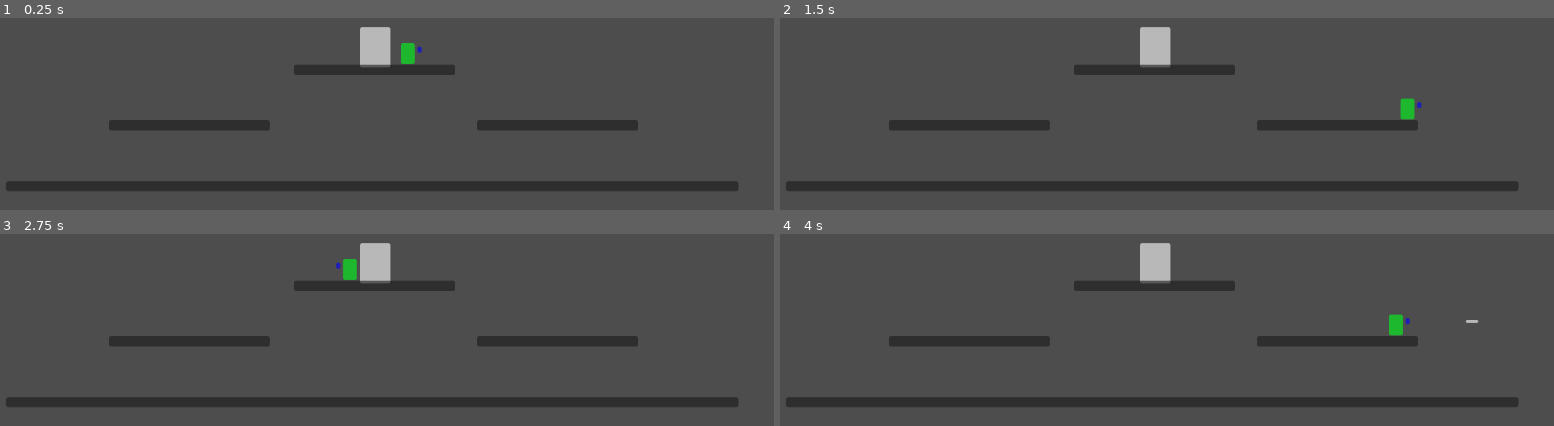
Above: before the commit, frames 1-4 (two rows, left to right).
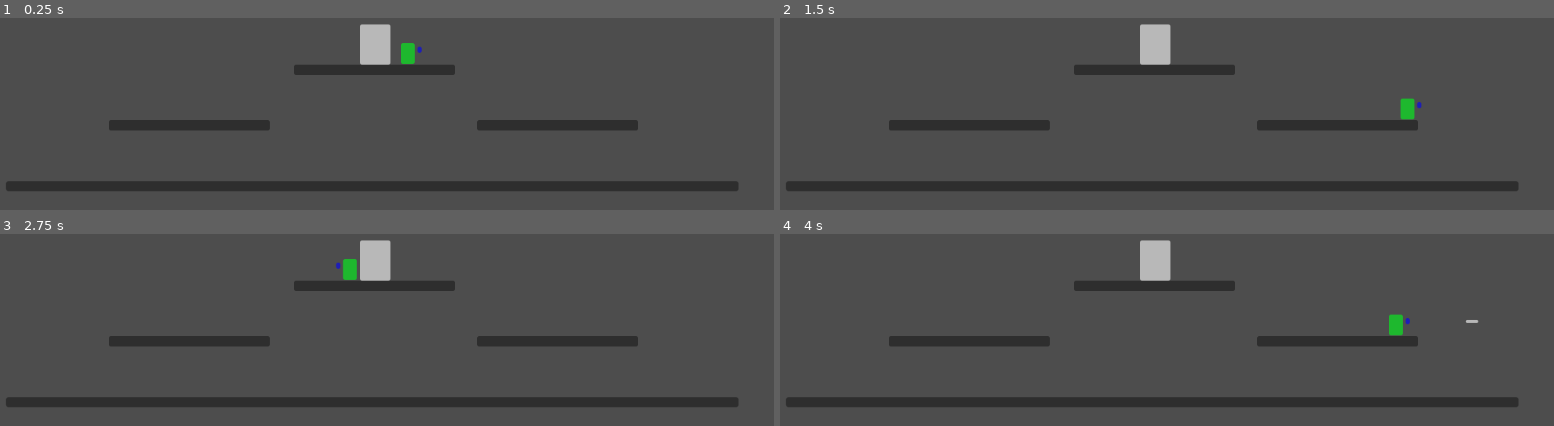
Above: after the commit, the same moments.

Repository: Wherritt/CaptainGameJam
Game: Godot game, scene res://Main.tscn
Same seed, same stepped clock (60 frames per second), same inputs: the game is played once before the commit and once after it.
Inputs:
- Up to frame 1 (0.25 s): no input
- Up to frame 2 (1.5 s): tap Enter (ui_accept) at 0.5, 0.77 s; hold Right (ui_right) from 0.53 s (still down)
- Up to frame 3 (2.75 s): tap Enter (ui_accept) at 1.52 s; release Right (ui_right) at 2.03 s; hold Left (ui_left) from 2.03 s (still down)
- Up to frame 4 (4 s): release Left (ui_left) at 2.78 s; hold Right (ui_right) from 2.78 s (still down); tap Enter (ui_accept) at 3.02, 3.77 s

The runs differ from the first frame. In frame 1, 0.1% of the frame differs, in the area x 46-51%, y 3-26%; in frame 2, 0.1%; in frame 3, 0.1%; in frame 4, 0.1%.

Commit message:
minor changes: removed spaces etc.

Diff:
--- a/Main.tscn
+++ b/Main.tscn
@@ -24,7 +24,7 @@
 disable_mode = 2
 
 [node name="deposit_point" parent="." instance=ExtResource("4_baaqj")]
-position = Vector2(1, -32)
+position = Vector2(1, -36)
 
 [node name="portals" parent="." instance=ExtResource("4_a01u3")]
 position = Vector2(-336, 21)
@@ -67,7 +67,6 @@
 
 [node name="right_plat" type="StaticBody2D" parent="."]
 position = Vector2(264, 80)
-collision_mask = 7
 
 [node name="CollisionShape2D" type="CollisionShape2D" parent="right_plat"]
 shape = SubResource("RectangleShape2D_y4kki")
@@ -82,7 +81,6 @@
 
 [node name="left_plat" type="StaticBody2D" parent="."]
 position = Vector2(-267, 80)
-collision_mask = 7
 
 [node name="CollisionShape2D" type="CollisionShape2D" parent="left_plat"]
 shape = SubResource("RectangleShape2D_y4kki")
@@ -96,7 +94,6 @@
 offset_bottom = 8.0
 
 [node name="deposit_plat" type="StaticBody2D" parent="."]
-collision_mask = 7
 
 [node name="CollisionShape2D" type="CollisionShape2D" parent="deposit_plat"]
 shape = SubResource("RectangleShape2D_y4kki")
--- a/Player/Player.gd
+++ b/Player/Player.gd
@@ -12,7 +12,7 @@
 @onready var shoot_timer = $shoot_timer
 
 func _physics_process(delta):
-	#HAT POWER UP
+	#HAT POWER UP LOGIC
 	if not has_hat() == "":
 		if has_hat() == "hat_1":
 			SPEED = 300 * 100
@@ -30,15 +30,12 @@
 	# Add the gravity.
 	if not is_on_floor():
 		velocity.y += gravity * delta
-
 	# Handle jump.
 	if Input.is_action_just_pressed("ui_up") and is_on_floor():
 		velocity.y = JUMP_VELOCITY
-
 	#"drop" hat player is wearing
 	if Input.is_action_just_pressed("ui_down"):
 		remove_hat()
-
 	# Handle shoot.
 	if Input.is_action_pressed("ui_accept") and can_shoot:
 		shoot()
@@ -48,15 +45,12 @@
 	var direction = Input.get_axis("ui_left", "ui_right")
 	if direction:
 		velocity.x = direction * SPEED * delta
-		if direction < 0:
-			$FlipBody.scale.x = -1
-		elif direction > 0:
-			$FlipBody.scale.x = 1
+		if direction != 0:
+			$FlipBody.scale.x = direction
 	else:
 		velocity.x = move_toward(velocity.x, 0, SPEED)
 
 	move_and_slide()
-
 
 func shoot():
 	var Bullet = preload("res://scripts/bullet.tscn")
--- a/scripts/bullet.tscn
+++ b/scripts/bullet.tscn
@@ -7,7 +7,7 @@
 
 [node name="Area2D" type="Area2D"]
 collision_layer = 2
-collision_mask = 5
+collision_mask = 6
 script = ExtResource("1_1vywe")
 
 [node name="CollisionShape2D" type="CollisionShape2D" parent="."]
